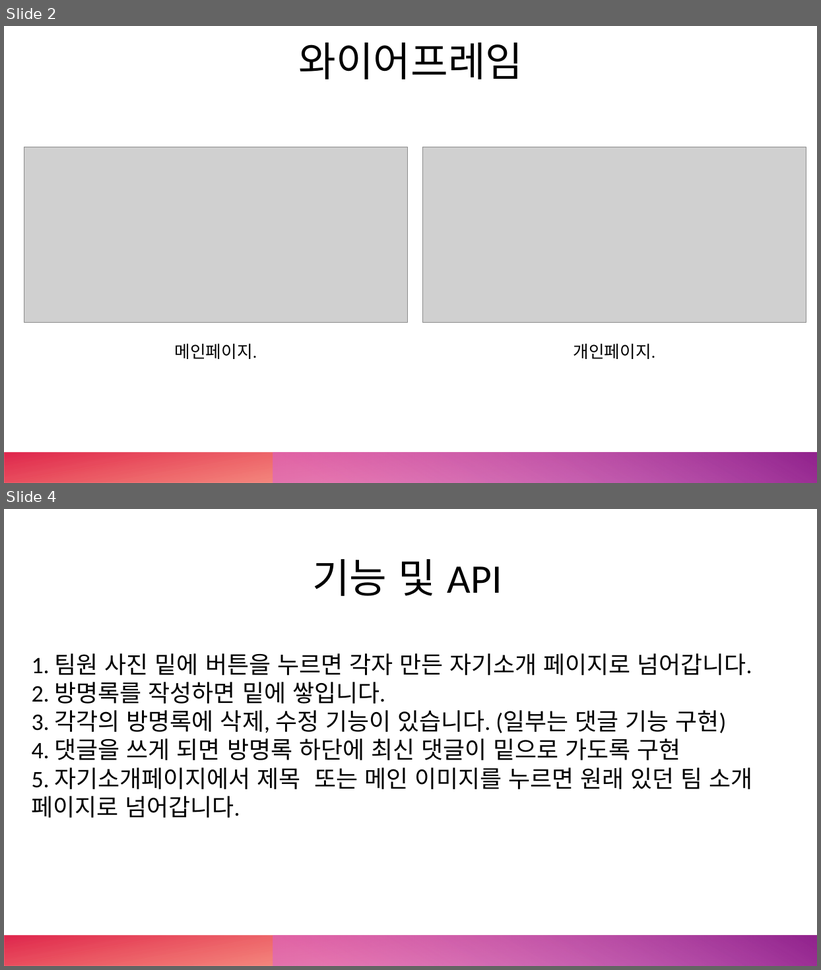
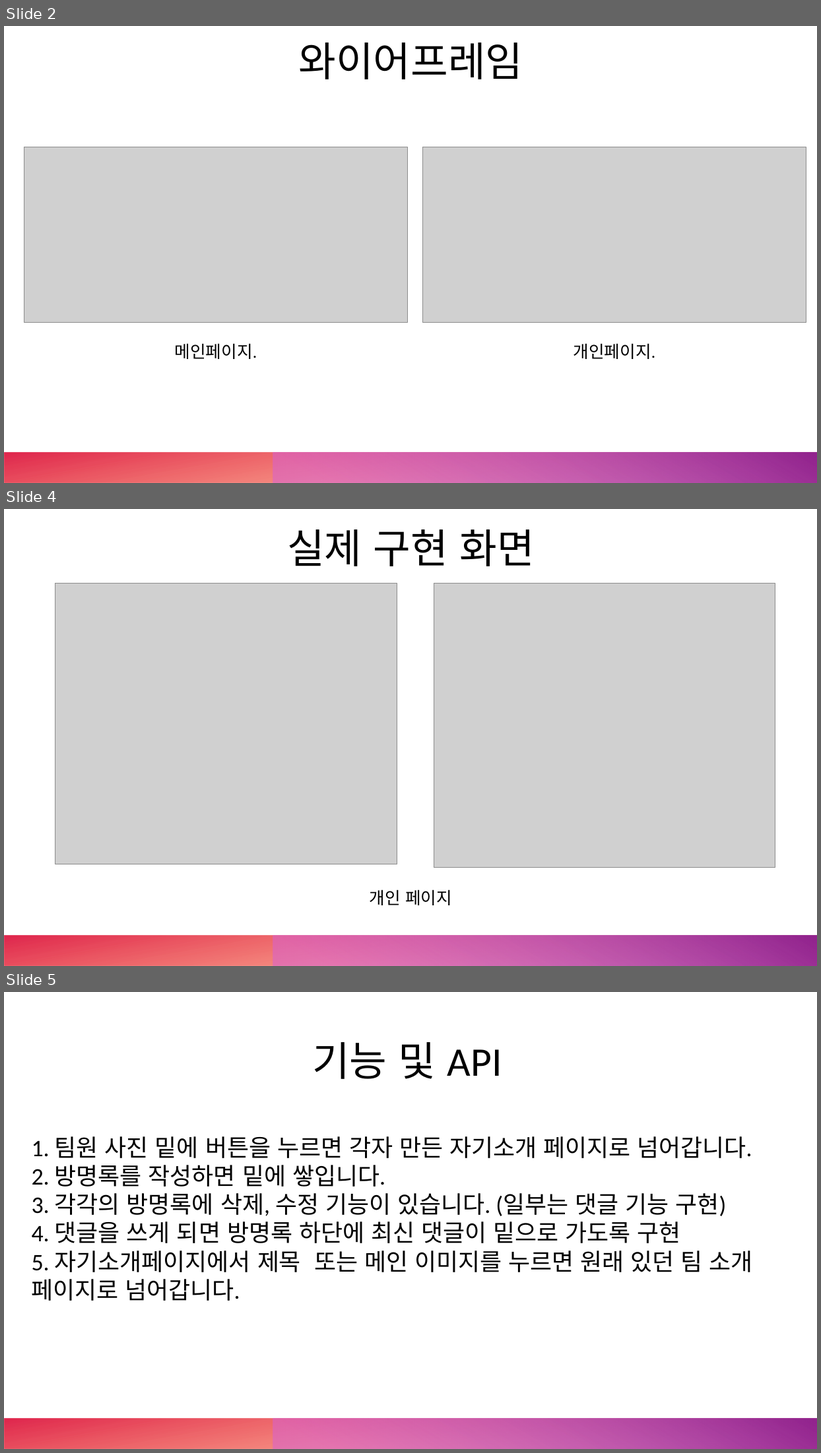
Before and after one commit to Mrgil0/FourGlass, a slide deck: FourGlass/FourGlass.pptx. Shown one above the other, each under a label of ours: slides 2 and 4 before the commit, slides 2, 4 and 5 after it; the slides between them are not shown. The pictures are 821x970 and 821x1453 pixels, drawn with LibreOffice and Linux fonts; fonts in the diff are those of the drawing; grey boxes stand for pictures. Boxes give left, top, right and bottom in pixels: in the first picture for what was removed or moved away, otherwise in the second. Text is boxed around its words. In the diff, an @@ line names an element or a change of style, - is before the commit and + after.

```diff
--- a/FourGlass/FourGlass.pptx
+++ b/FourGlass/FourGlass.pptx
@@ slide 4 added at box(4, 509, 817, 966), background #FFFFFF; not listed: 2 template elements that a slide beside it also shows @@
@@ text added at box(287, 529, 534, 566), 48 pt, text #000000 @@
+실제 구현 화면
@@ picture added at box(55, 584, 397, 865) @@
@@ picture added at box(434, 584, 776, 868) @@
@@ text added at box(370, 890, 452, 906), 20 pt, text #000000 @@
+개인 페이지
@@ what was slide 4 is now slide 5 @@
```
Also in this commit, not shown: 1 slide changed, 1 other file.
